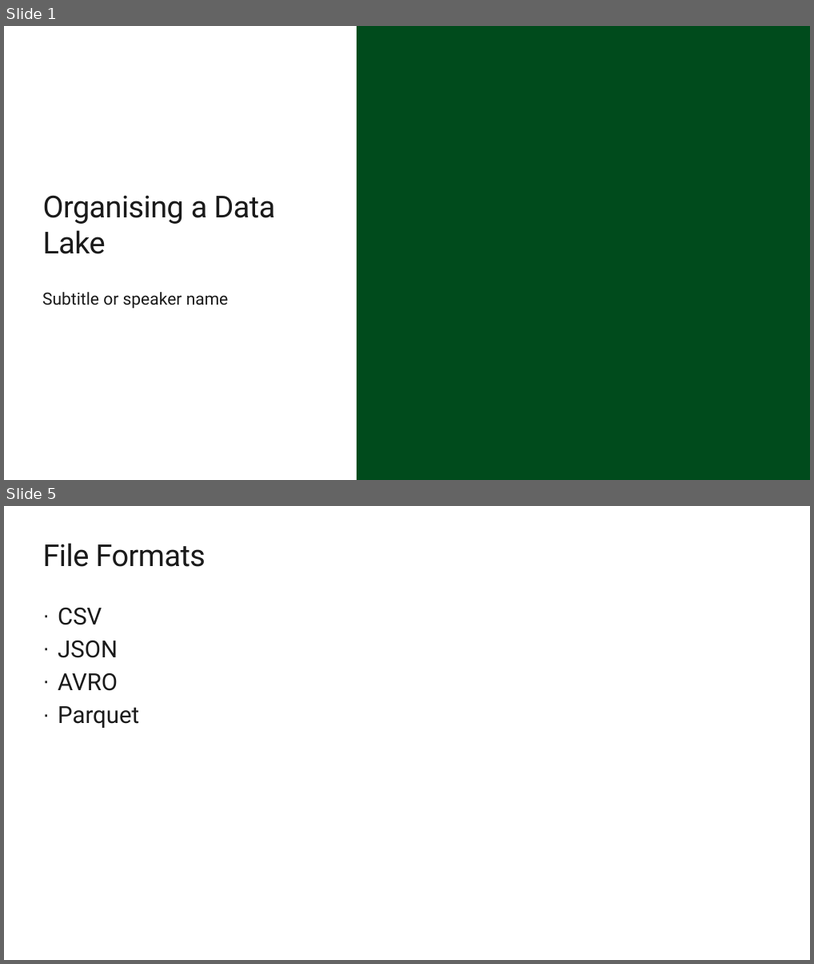
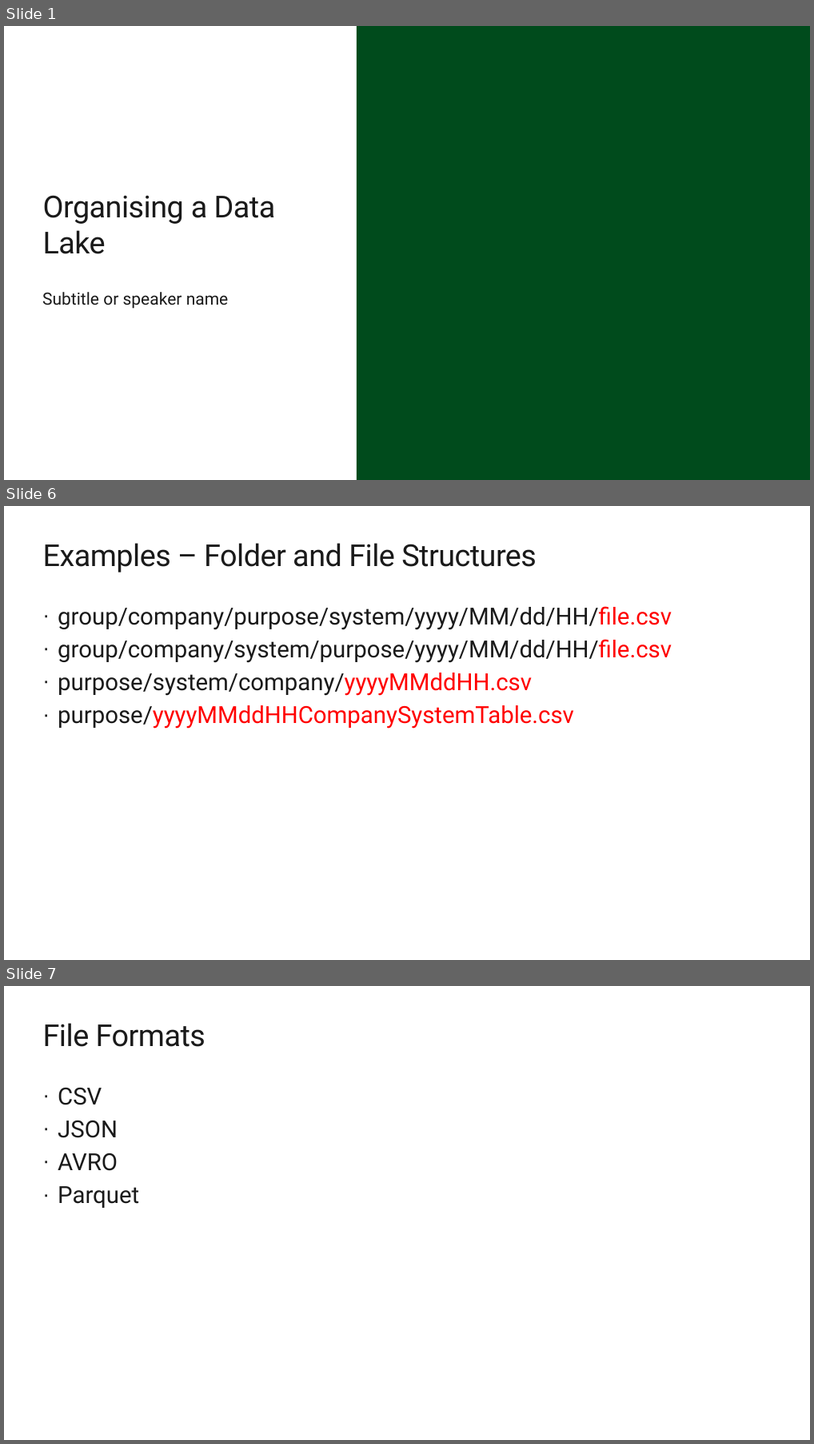
Before and after one commit to davedoesdemos/DataLakeInADay, a slide deck: Session2/content/OrganisingADataLake.pptx. Shown one above the other, each under a label of ours: slides 1 and 5 before the commit, slides 1, 6 and 7 after it; the slides between them are not shown. The pictures are 814x964 and 814x1444 pixels, drawn with LibreOffice and Linux fonts; fonts in the diff are those of the drawing; background and template pictures are left out. Boxes give left, top, right and bottom in pixels: in the first picture for what was removed or moved away, otherwise in the second. Text is boxed around its words. In the diff, an @@ line names an element or a change of style, - is before the commit and + after.

```diff
--- a/Session2/content/OrganisingADataLake.pptx
+++ b/Session2/content/OrganisingADataLake.pptx
@@ slide 6 added at (4, 506, 810, 960), background #FFFFFF @@
@@ title added at (43, 543, 537, 572), 36 pt, text #1A1A1A @@
+Examples – Folder and File Structures
@@ text added at (58, 606, 672, 728), 28 pt, text #1A1A1A @@
+· group/company/purpose/system/yyyy/MM/dd/HH/file.csv
+· group/company/system/purpose/yyyy/MM/dd/HH/file.csv
+· purpose/system/company/yyyyMMddHH.csv
+· purpose/yyyyMMddHHCompanySystemTable.csv
@@ what was slide 5 is now slide 7 @@
```
Also in this commit, not shown: 3 slides changed, 1 other slide added.
